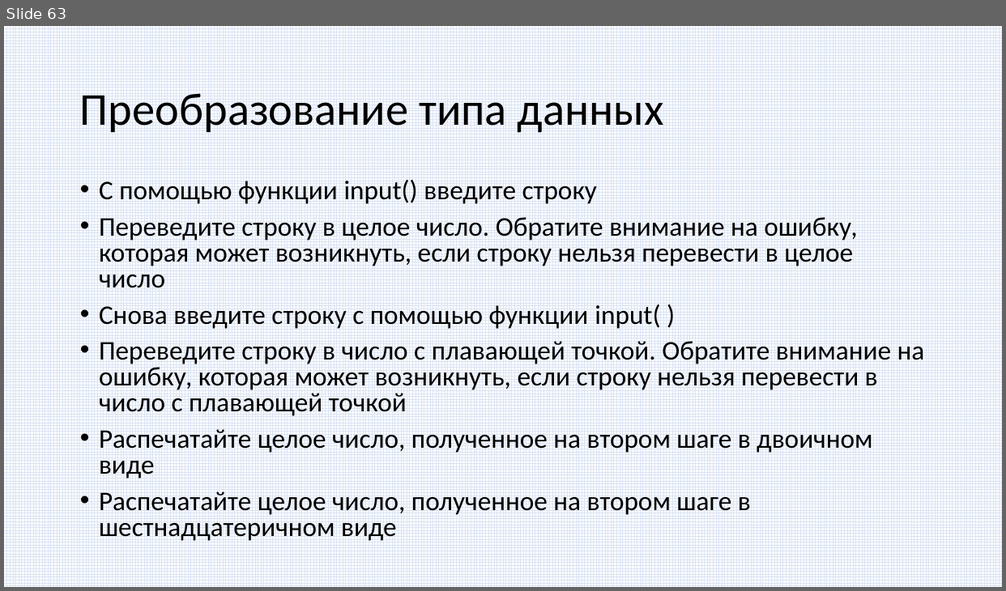
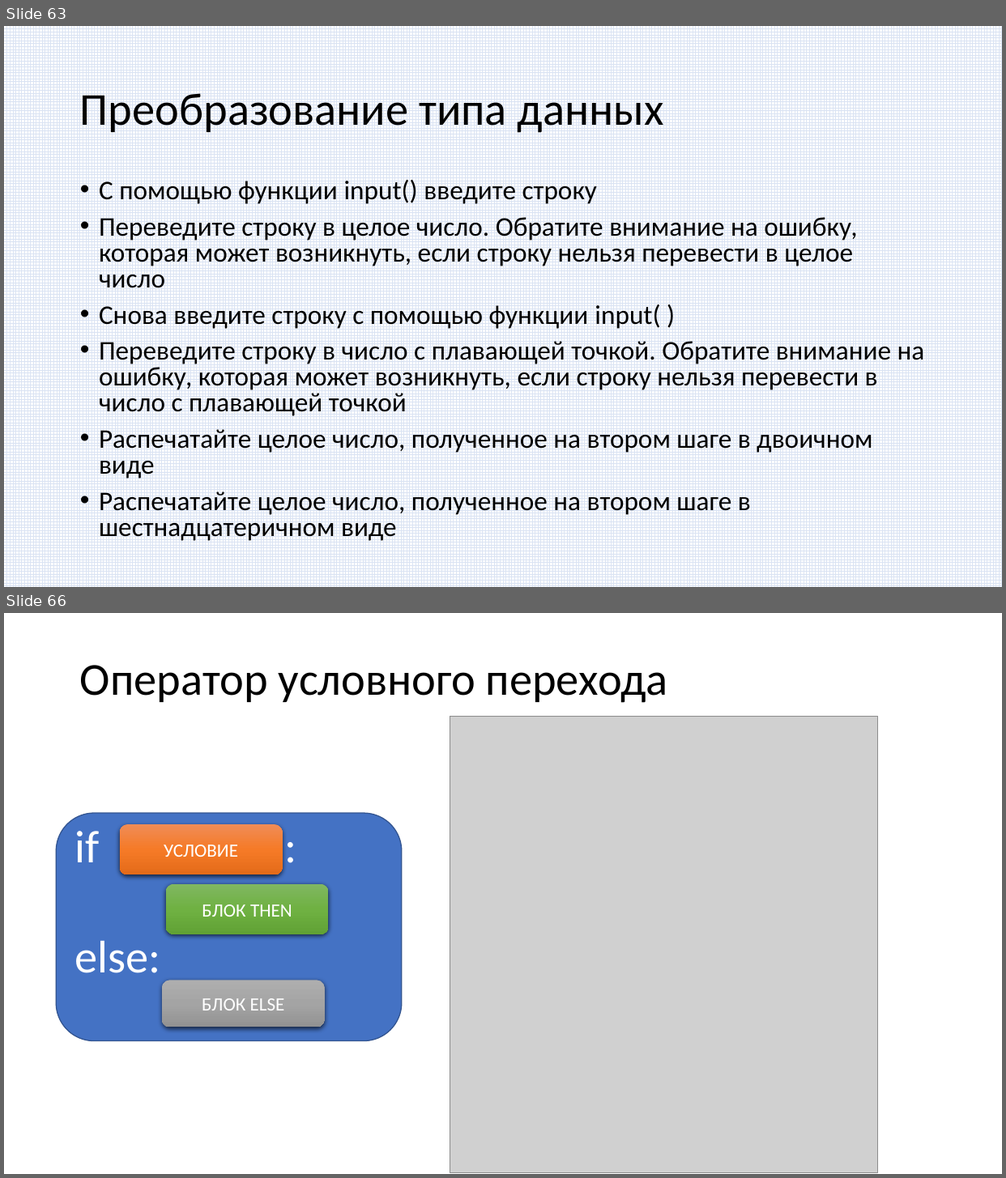
Before and after one commit to paveltsytovich/telegram-course, a slide deck: Presentation/Основы алгоритмизации и программирования.pptx. Shown one above the other, each under a label of ours: slide 63 before the commit, slides 63 and 66 after it; the slides between them are not shown. The pictures are 1006x591 and 1006x1178 pixels, drawn with LibreOffice and Linux fonts; fonts in the diff are those of the drawing; grey boxes stand for pictures. Boxes give left, top, right and bottom in pixels: in the first picture for what was removed or moved away, otherwise in the second. Text is boxed around its words. In the diff, an @@ line names an element or a change of style, - is before the commit and + after.

Commit message:
Оператор if и условное выражение

```diff
--- a/Presentation/Основы алгоритмизации и программирования.pptx
+++ b/Presentation/Основы алгоритмизации и программирования.pptx
@@ slide 66 added at box(4, 613, 1002, 1174), background #FFFFFF @@
@@ title added at box(80, 665, 668, 703), 44 pt, text #000000 @@
+Оператор условного перехода
@@ picture added at box(450, 717, 878, 1173) @@
@@ group added at box(57, 813, 403, 1041): 4 rounded rectangles @@
+if :
+else:
+УСЛОВИЕ
+БЛОК THEN
+БЛОК ELSE
```
Also in this commit, not shown: 4 other slides added, 1 other file.
